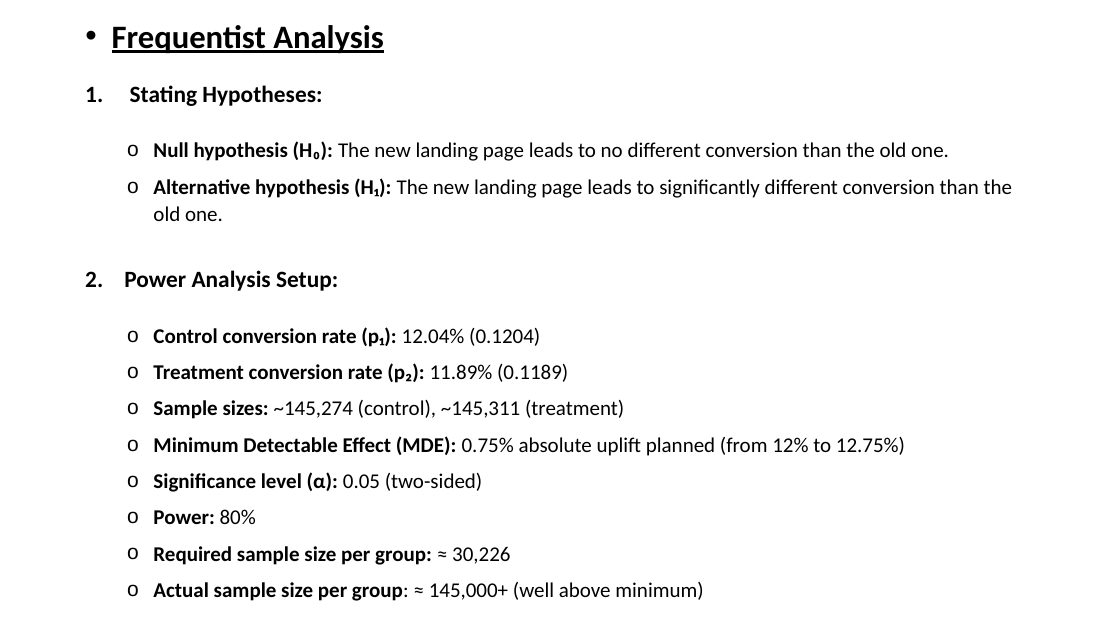
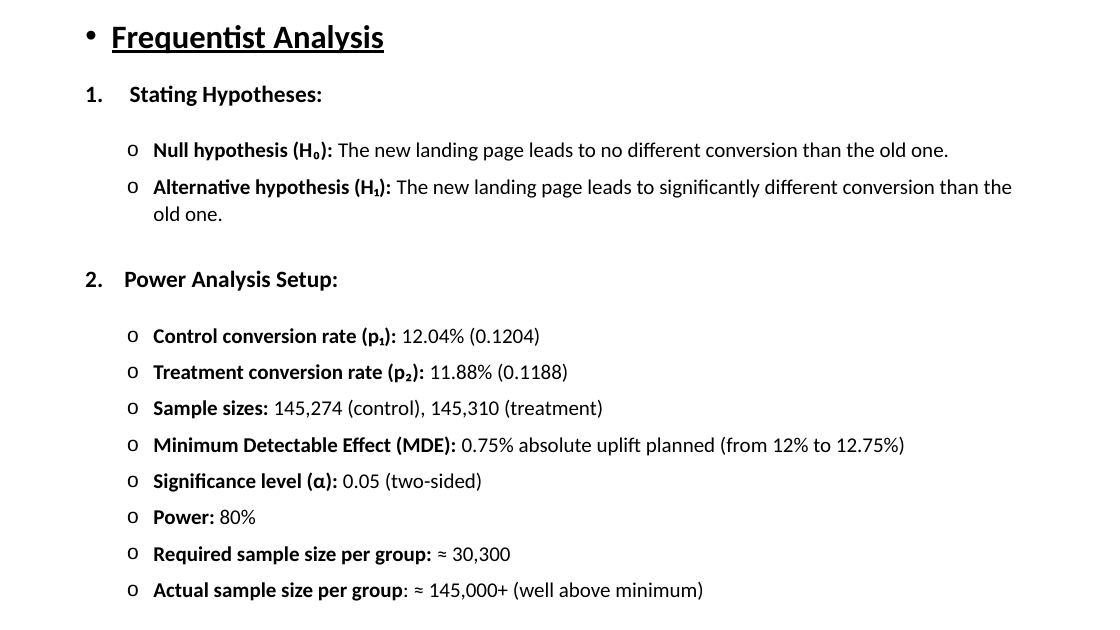
Before and after one commit to BillyGeros94/ab-testing-analysis, a slide deck: slide 5 of presentation/AB Test Presentation.pptx. Drawn at 1120x630 pixels with LibreOffice and Linux fonts; fonts in the diff are those of the drawing. Boxes give left, top, right and bottom in pixels: in the first picture for what was removed or moved away, otherwise in the second. Text is boxed around its words. In the diff, an @@ line names an element or a change of style, - is before the commit and + after.

Commit message:
Add validity checks and correct reported figures
Add experiment checks in src/checks.R: sample ratio, weekly effect,
a rerun without users who have mismatched rows, and country tests.
Set a seed and save key numbers to results/.

Correct the README and slides to use cleaned figures throughout,
state that mismatches were removed at row level, and replace the UK
follow-up recommendation. The decision to hold is unchanged.

```diff
--- a/presentation/AB Test Presentation.pptx
+++ b/presentation/AB Test Presentation.pptx
@@ text at bbox=[153, 363, 603, 419]: text changed @@
-  o Treatment conversion rate (p₂): 11.89% (0.1189)
-  o Sample sizes: ~145,274 (control), ~145,311 (treatment)
+  o Treatment conversion rate (p₂): 11.88% (0.1188)
+  o Sample sizes: 145,274 (control), 145,310 (treatment)
@@ text at bbox=[153, 546, 510, 565]: text changed @@
-  o Required sample size per group: ≈ 30,226
+  o Required sample size per group: ≈ 30,300
```
Also in this commit, not shown: 7 other slides changed, 9 other files.
